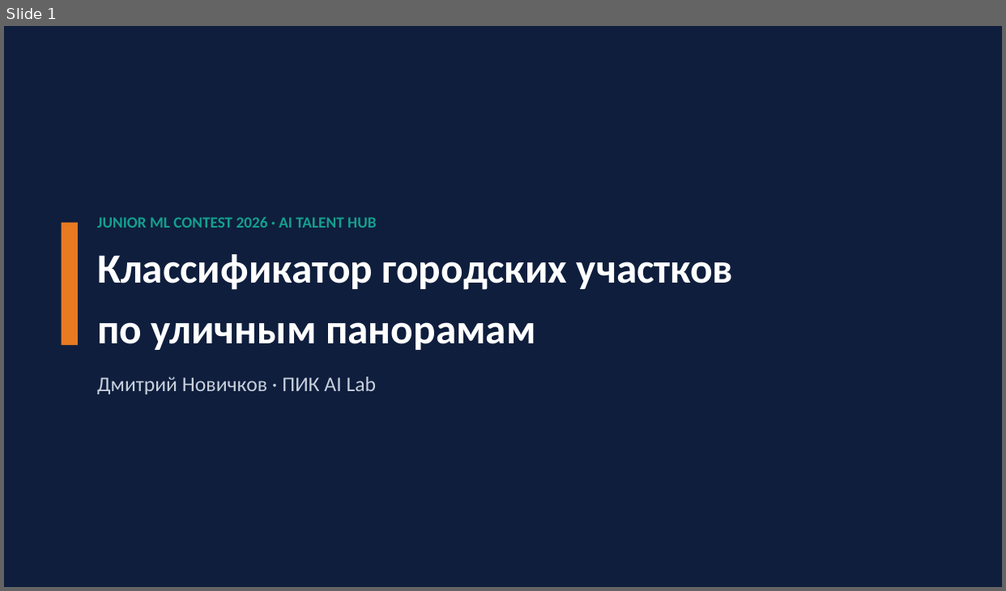
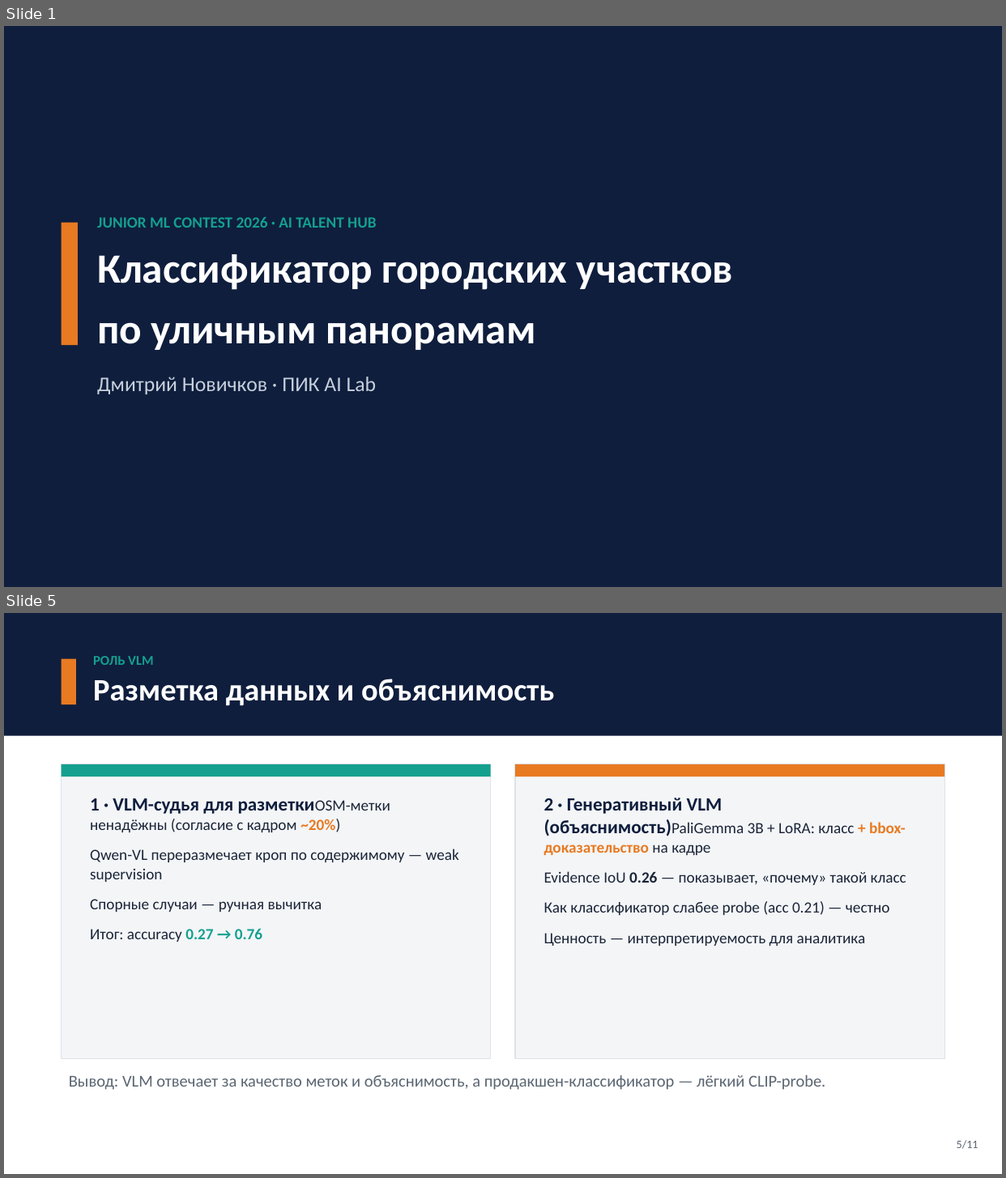
Before and after one commit to mfclabber/aith_junior_ml_contest, a slide deck: presentation/JMLC_pitch.pptx. Shown one above the other, each under a label of ours: slide 1 before the commit, slides 1 and 5 after it; the slides between them are not shown. The pictures are 1006x591 and 1006x1178 pixels, drawn with LibreOffice and Linux fonts; fonts in the diff are those of the drawing. Boxes give left, top, right and bottom in pixels: in the first picture for what was removed or moved away, otherwise in the second. Text is boxed around its words. In the diff, an @@ line names an element or a change of style, - is before the commit and + after.

Commit message:
docs: слайд про роль VLM в презентации
Добавлен слайд «Роль VLM» (weak-supervision разметка + генеративная объяснимость
PaliGemma), тайминг пересчитан на 11 слайдов под 5 минут, обновлён сценарий.

```diff
--- a/presentation/JMLC_pitch.pptx
+++ b/presentation/JMLC_pitch.pptx
@@ slide 5 added at (4,613,1002,1174), background #FFFFFF @@
@@ rectangle added at (4,613,1002,736), fill #0F1E3D @@
@@ rectangle added at (62,658,77,705), fill #E87A22 @@
@@ text added at (93,656,554,706), 30 pt, text #FFFFFF, bold @@
+РОЛЬ VLM
+Разметка данных и объяснимость
@@ rectangle added at (62,764,492,1059), fill #F3F5F7, outline #DDE3EA 1 pt @@
@@ rectangle added at (62,764,492,776), fill #14A08F @@
@@ rectangle added at (515,764,945,1059), fill #F3F5F7, outline #DDE3EA 1 pt @@
@@ rectangle added at (515,764,945,776), fill #E87A22 @@
@@ text added at (90,798,459,942), 15 pt, text #1B2538 @@
+1 · VLM-судья для разметкиOSM-метки ненадёжны (согласие с кадром ~20%)
+Qwen-VL переразмечает кроп по содержимому — weak supervision
+Спорные случаи — ручная вычитка
+Итог: accuracy 0.27 → 0.76
@@ text added at (544,798,906,946), 15 pt, text #1B2538 @@
+2 · Генеративный VLM (объяснимость)PaliGemma 3B + LoRA: класс + bbox-доказательство на кадре
+Evidence IoU 0.26 — показывает, «почему» такой класс
+Как классификатор слабее probe (acc 0.21) — честно
+Ценность — интерпретируемость для аналитика
@@ text added at (69,1075,825,1090), 16 pt, text #5B6672 @@
+Вывод: VLM отвечает за качество меток и объяснимость, а продакшен-классификатор — лёгкий CLIP-probe.
@@ text added at (957,1140,978,1149), 11 pt, text #5B6672 @@
+5/11
```
Also in this commit, not shown: 8 slides changed, 2 other files.
